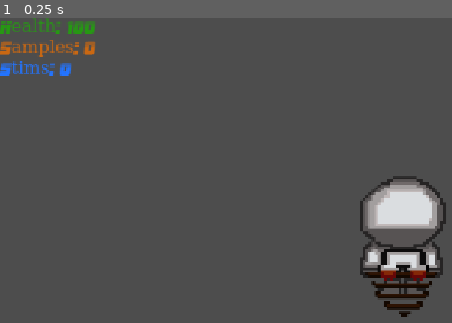
Above: before the commit, frame 1.
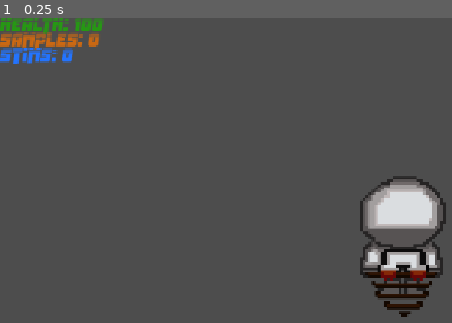
Above: after the commit, the same moment.

Repository: andreacisc/group3-2d-game
Game: Godot game, scene res://Player/Player.tscn
Same seed, same stepped clock (60 frames per second), same inputs: the game is played once before the commit and once after it. The project has no main scene, so this scene is started directly.
Inputs:
- Up to frame 1 (0.25 s): no input

The runs differ from the first frame. In frame 1, 2.6% of the frame differs, in the area x 0-24%, y 0-20%.

Commit message:
level two update

Diff:
--- a/our-2d-game/Interactables/sample.tscn
+++ b/our-2d-game/Interactables/sample.tscn
@@ -3,9 +3,9 @@
 [ext_resource type="Texture2D" uid="uid://cvasohm10n1r0" path="res://Assets/astronaut/spr_meteor_small.png" id="1_54ynd"]
 
 [sub_resource type="CircleShape2D" id="CircleShape2D_vo6io"]
-radius = 4.0
 
 [node name="Sample" type="Node2D"]
+position = Vector2(1, 3)
 
 [node name="Area2D" type="Area2D" parent="."]
 
--- a/our-2d-game/Player/Player.tscn
+++ b/our-2d-game/Player/Player.tscn
@@ -137,18 +137,18 @@
 script = ExtResource("2_ddoul")
 
 [node name="Player_body" type="CollisionShape2D" parent="Player_Physics"]
-position = Vector2(508, 305)
+position = Vector2(-0.37501144, -0.5000763)
 shape = SubResource("CapsuleShape2D_kpjcp")
 
 [node name="Player_Sprite" type="AnimatedSprite2D" parent="Player_Physics"]
-position = Vector2(508, 305)
+position = Vector2(-0.37501144, -0.500046)
 scale = Vector2(0.26838222, 0.23400004)
 sprite_frames = SubResource("SpriteFrames_rjqkl")
 animation = &"Idle"
 offset = Vector2(-3.7260742, 0.00024414063)
 
 [node name="Camera2D" type="Camera2D" parent="Player_Physics"]
-position = Vector2(508, 305)
+position = Vector2(-0.37501144, -0.5000763)
 zoom = Vector2(4, 4)
 
 [node name="CanvasLayer" type="CanvasLayer" parent="Player_Physics"]
--- a/our-2d-game/Player/player_physics.gd
+++ b/our-2d-game/Player/player_physics.gd
@@ -14,9 +14,9 @@
 
 
 func update_UI():
-	%Health.text = "Health: " + str(Global.health)
-	%Samples.text = "Samples: " + str(Global.samples)
-	%Stims.text = "Stims: " + str(Global.stims)
+	%Health.text = "HEALTH: " + str(Global.health)
+	%Samples.text = "SAMPLES: " + str(Global.samples)
+	%Stims.text = "STIMS: " + str(Global.stims)
 
 
 func _physics_process(delta: float) -> void:
--- a/our-2d-game/main_scene.tscn
+++ b/our-2d-game/main_scene.tscn
@@ -1,6 +1,6 @@
 [gd_scene load_steps=2 format=3 uid="uid://d2kolvbe5tu2o"]
 
-[ext_resource type="PackedScene" uid="uid://mpnqc2s6blh6" path="res://Level 2/level_2_Mohammed.tscn" id="1_0f027"]
+[ext_resource type="PackedScene" uid="uid://mpnqc2s6blh6" path="res://Level 2/level 2.tscn" id="1_0f027"]
 
 [node name="Node2D" type="Node2D"]
 
Renamed: our-2d-game/Level 2/level_2_Mohammed.tscn -> our-2d-game/Level 2/level 2.tscn
